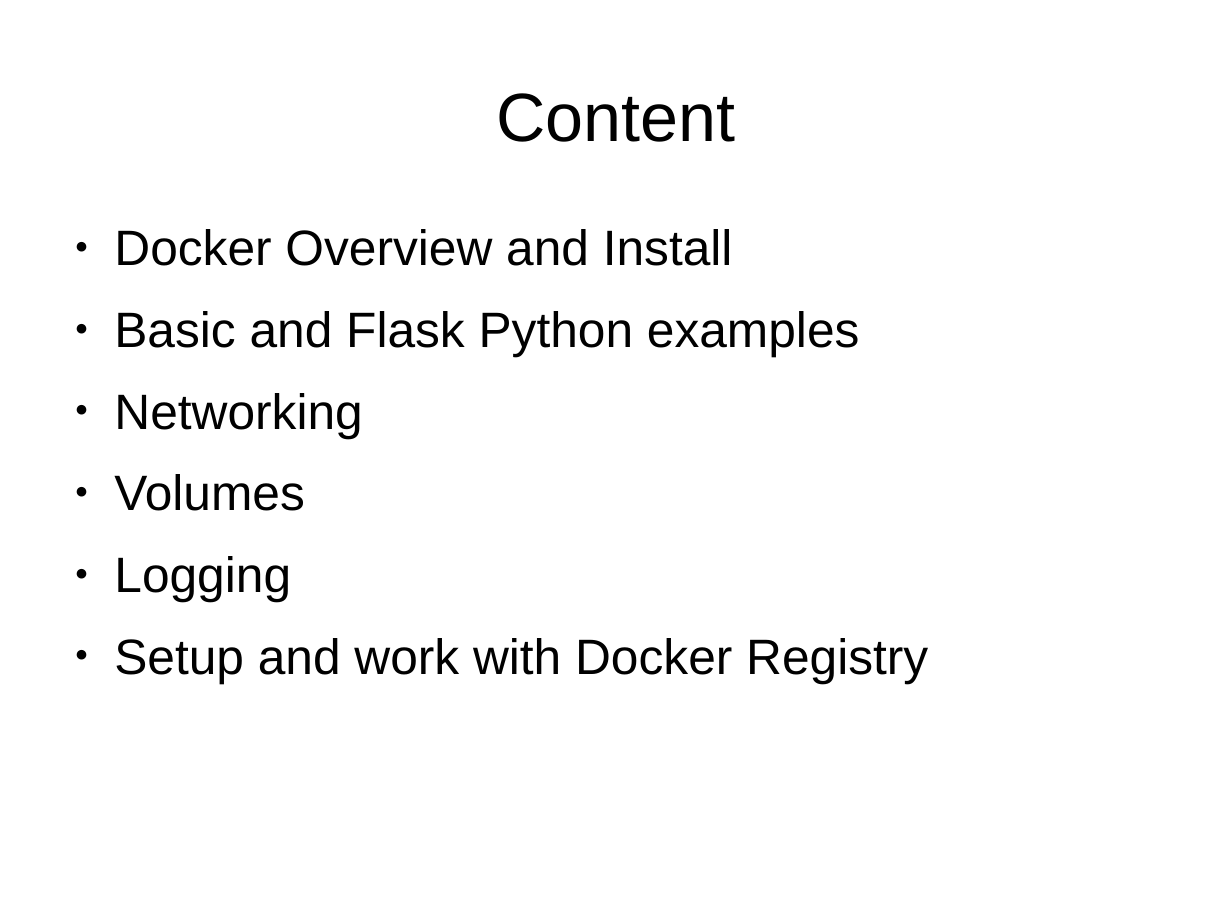
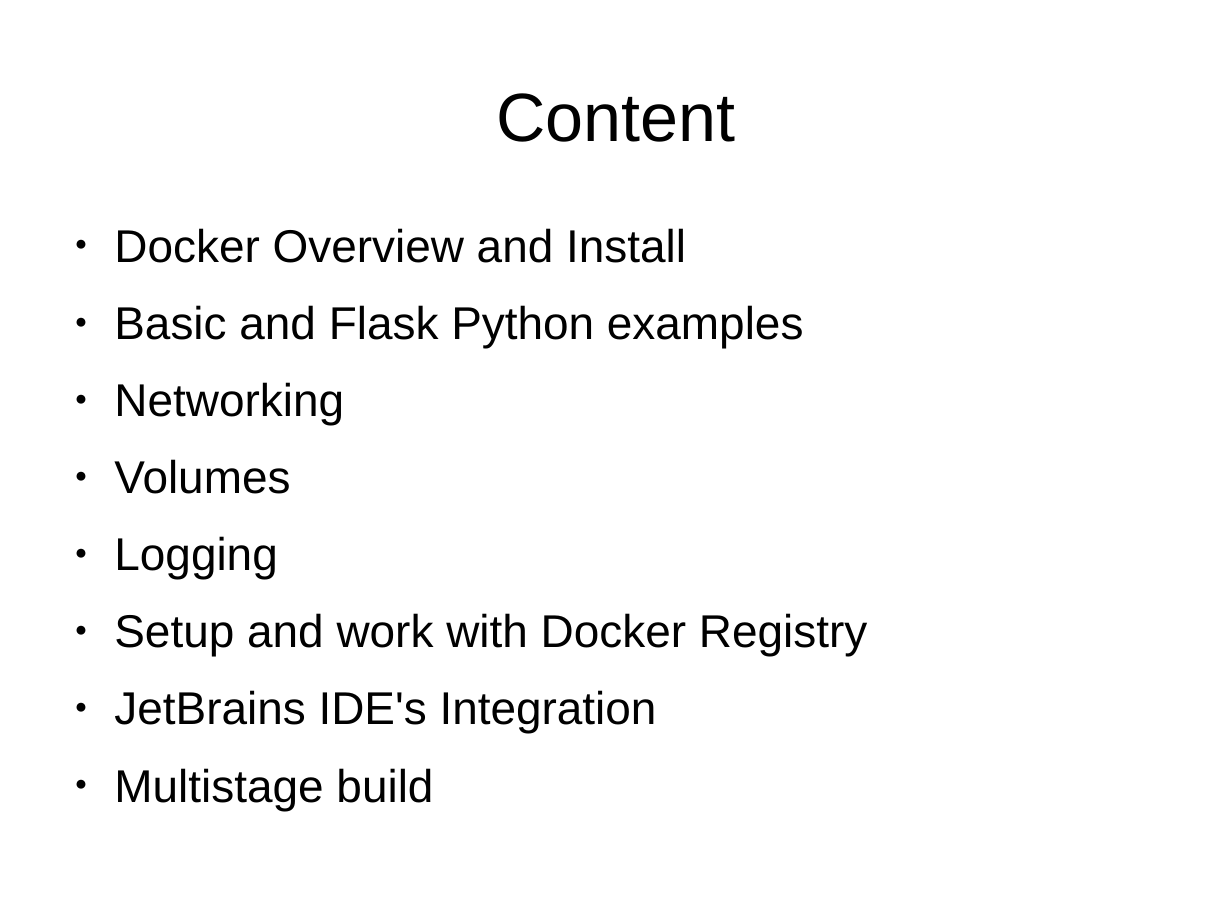
Before and after one commit to ykoryakov/edu_t8, a slide deck: slide 2 of docker/docker.odp. Drawn at 1232x924 pixels with LibreOffice and Linux fonts; fonts in the diff are those of the drawing. Boxes give left, top, right and bottom in pixels: in the first picture for what was removed or moved away, otherwise in the second. Text is boxed around its words. In the diff, an @@ line names an element or a change of style, - is before the commit and + after.

Commit message:
add JetBrains integration and multi-stage builds

```diff
--- a/docker/docker.odp
+++ b/docker/docker.odp
@@ text at [114, 228, 867, 656]: size 32 to 29.6 pt in "Docker Overview and Install", "Basic and Flask Python examples", "Networking", "Volumes" and 2 more places @@
@@ text at [114, 690, 657, 733]: paragraphs added @@
+● JetBrains IDE's Integration
+● Multistage build
```
Also in this commit, not shown: 2 other slides changed, 4 slides added, 2 other files.
